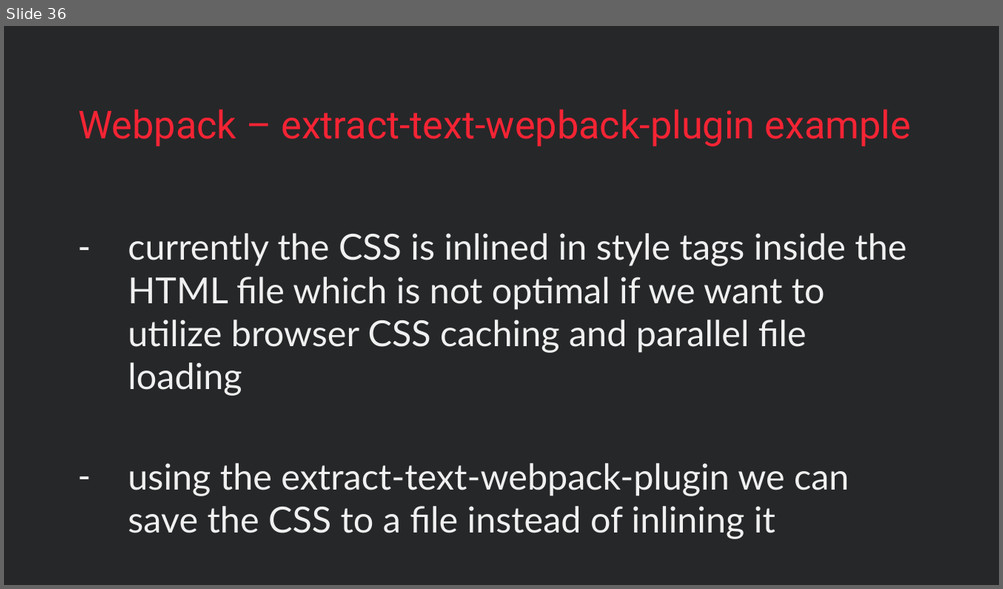
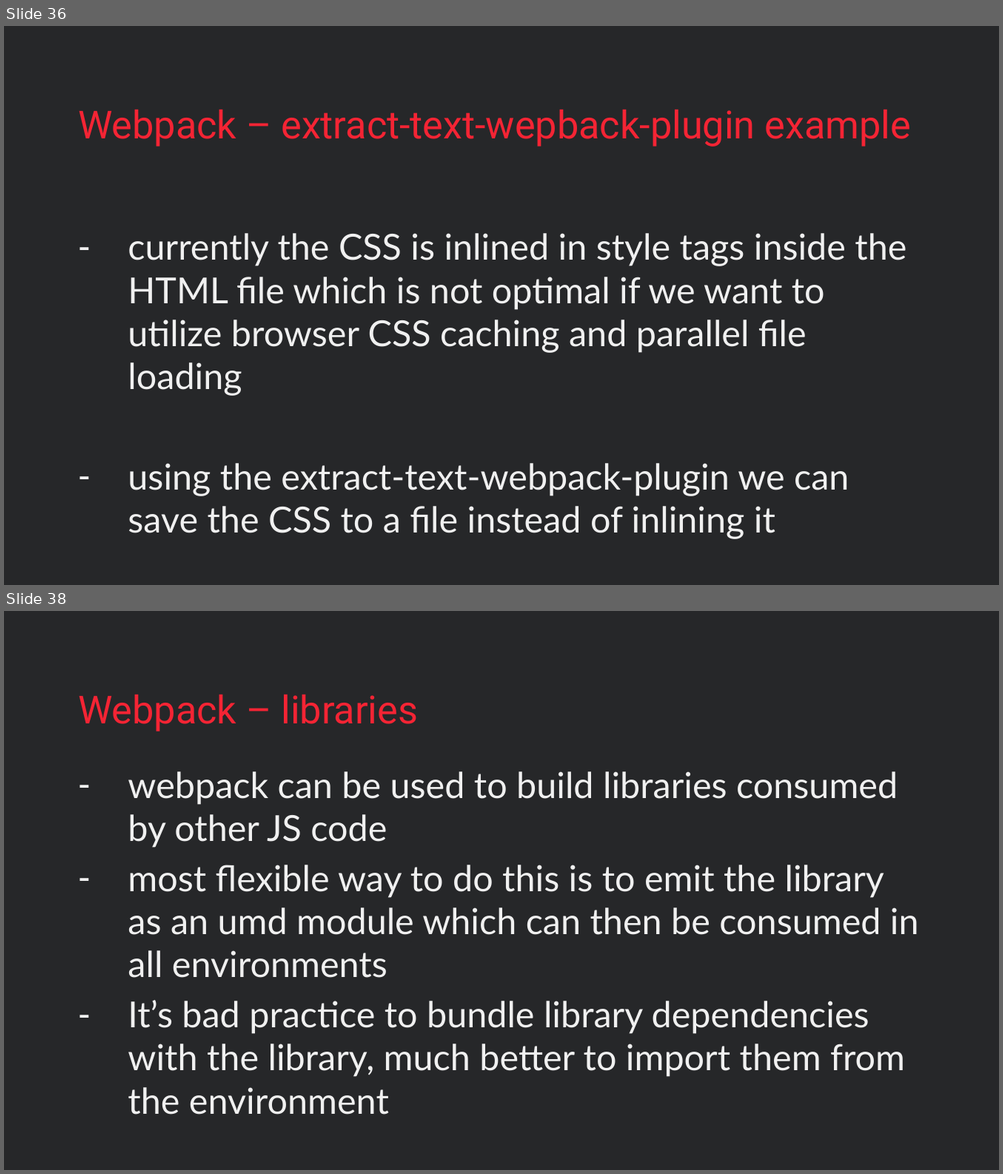
Before and after one commit to vzakanj/webpack-intro, a slide deck: webpack-introduction.pptx. Shown one above the other, each under a label of ours: slide 36 before the commit, slides 36 and 38 after it; the slides between them are not shown. The pictures are 1003x589 and 1003x1174 pixels, drawn with LibreOffice and Linux fonts; fonts in the diff are those of the drawing; background and template pictures are left out. Boxes give left, top, right and bottom in pixels: in the first picture for what was removed or moved away, otherwise in the second. Text is boxed around its words. In the diff, an @@ line names an element or a change of style, - is before the commit and + after.

```diff
--- a/webpack-introduction.pptx
+++ b/webpack-introduction.pptx
@@ slide 38 added at (4,611,999,1170), background #FFFFFF; not listed: 1 template element that a slide beside it also shows @@
@@ title added at (78,694,418,732), 28 pt, text #F42434 @@
+Webpack – libraries
@@ text added at (128,772,919,1115), 26 pt, text #F0F0F0 @@
+– webpack can be used to build libraries consumed by other JS code
+– most flexible way to do this is to emit the library as an umd module which can then be consumed in all environments
+– It’s bad practice to bundle library dependencies with the library, much better to import them from the environment
```
Also in this commit, not shown: 3 slides changed, 5 other slides added.
